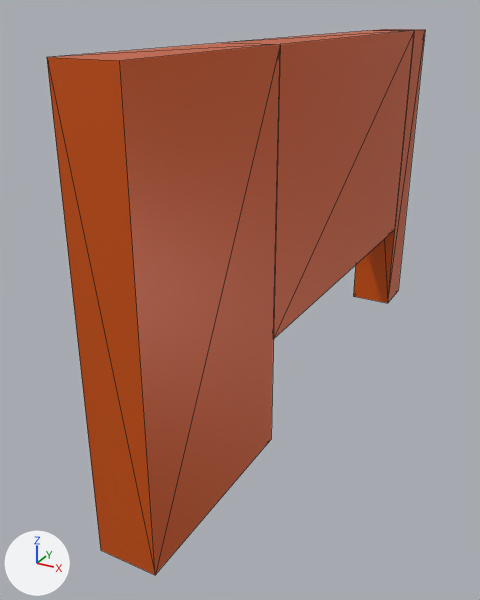
Renders of the glTF model assets/parts/stock/brute_500/brute_500_fender_right.glb from each side of a commit.
Camera for both pictures: a camera (50 mm lens) standing at (0.475, -1.213, 0.049) and looking at (-0.11, -0.149, -0.483). Arrows for +X, +Y and +Z are at lower left; the lights stay in place. The older version comes first. Mesh edges are drawn as thin lines. Vertices at exactly the same position are counted once.

Script lines for the objects in view, before the commit:
```python
me_panel_fender_fr = bpy.data.meshes.new('panel_fender_FR')
me_panel_fender_fr.from_pydata(...)  # 20 vertices, 36 faces; spans x -0.08..0.02, y -0.64..0.563, z -0.7..0.0
me_panel_fender_fr.materials.append(mat_paint)  # orange #d35400
# before: 8 (-0.08, 0.463, -0.487), 10 (-0.08, -0.263, -0.487), 11 (0.02, -0.263, -0.487) at pixel (273, 339), 13 (0.02, 0.463, -0.487) at pixel (394, 229)
ob_brute_500_fender_right = bpy.data.objects.new('brute_500_fender_right', me_panel_fender_fr)
ob_brute_500_fender_right.location = (0.0, 0.0, 0.0)
```
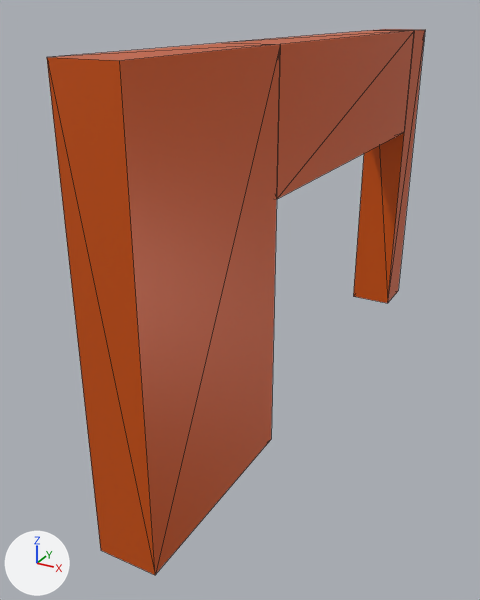
The change in detail:
me_panel_fender_fr has 20 vertices, 36 faces and spans x -0.08..0.02, y -0.64..0.563, z -0.7..0.0.
me_panel_fender_fr is used by ob_brute_500_fender_right; location (0.0, 0.0, 0.0).
Part 1, on me_panel_fender_fr:
Vertices 8, 10, 11, 13 of me_panel_fender_fr move by (0.0, 0.0, 0.253).

Location of each change, [x1, y1, x2, y2] in pixels of the pictures (480 x 600 px; the box of a moved part takes in the faces that stretch with it):
part 1 of me_panel_fender_fr, moved or reshaped
    before: [273, 31, 414, 339]
    after: [277, 31, 414, 199]
